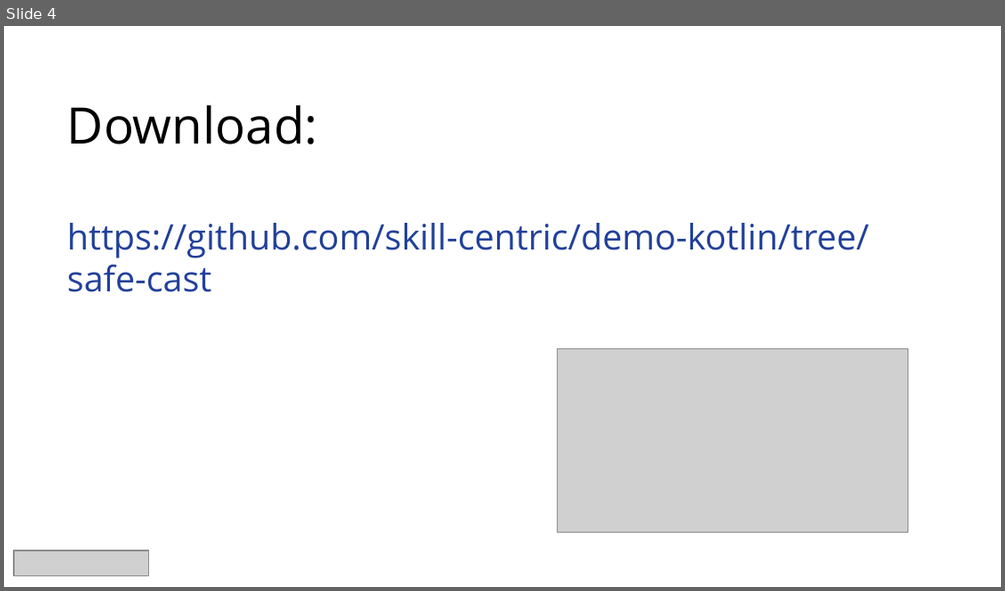
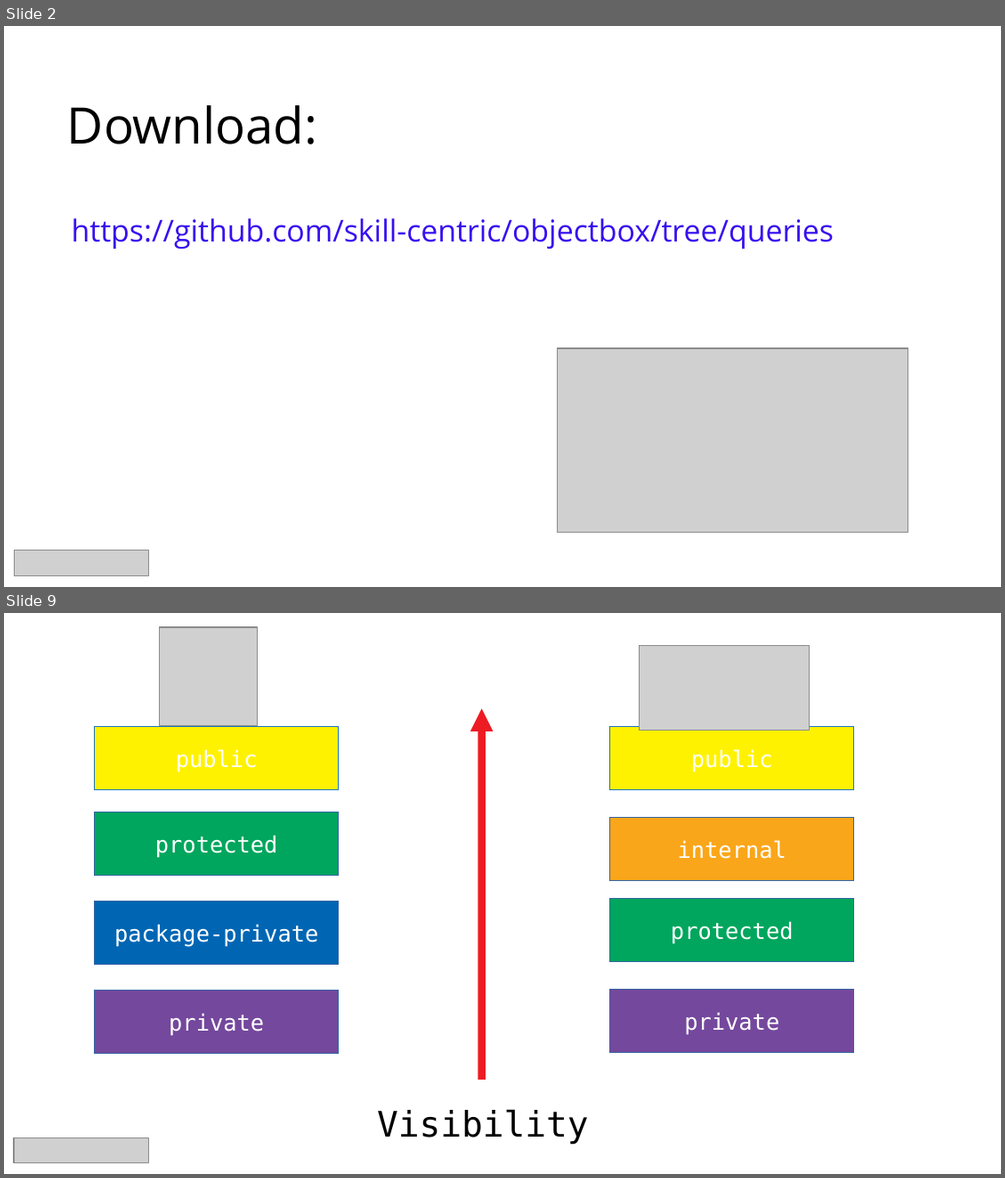
Before and after one commit to skill-centric/utils, a slide deck: src/main/resources/slide-template.pptx. Shown one above the other, each under a label of ours: slide 4 before the commit, slides 2 and 9 after it; the slides between them are not shown. The pictures are 1005x591 and 1005x1178 pixels, drawn with LibreOffice and Linux fonts; fonts in the diff are those of the drawing; grey boxes stand for pictures. Boxes give left, top, right and bottom in pixels: in the first picture for what was removed or moved away, otherwise in the second. Text is boxed around its words. In the diff, an @@ line names an element or a change of style, - is before the commit and + after.

```diff
--- a/src/main/resources/slide-template.pptx
+++ b/src/main/resources/slide-template.pptx
@@ slide 9 added at (4,613,1001,1174), background #FFFFFF @@
@@ picture added at (160,627,258,725) @@
@@ picture added at (639,646,809,730) @@
@@ arrow added from (482, 1079) to (482, 709), #ED1C24 6.01 pt @@
@@ rectangle added at (95,727,339,790), fill #FFF200, outline #1B75BC 0.75 pt, 18 pt, text #FFFFFF @@
+public
@@ rectangle added at (610,727,854,790), fill #FFF200, outline #1B75BC 0.75 pt, 18 pt, text #FFFFFF @@
+public
@@ rectangle added at (95,812,339,876), fill #00A65D, outline #3465A4 0.75 pt, 18 pt, text #FFFFFF @@
+protected
@@ rectangle added at (610,818,854,881), fill #FAA61A, outline #3465A4 0.75 pt, 18 pt, text #FFFFFF @@
+internal
@@ rectangle added at (95,901,339,965), fill #0066B3, outline #3465A4 0.75 pt, 18 pt, text #FFFFFF @@
+package-private
@@ rectangle added at (610,899,854,962), fill #00A65D, outline #3465A4 0.75 pt, 18 pt, text #FFFFFF @@
+protected
@@ rectangle added at (95,990,339,1054), fill #74489D, outline #3465A4 0.75 pt, 18 pt, text #FFFFFF @@
+private
@@ rectangle added at (610,989,854,1053), fill #74489D, outline #3465A4 0.75 pt, 18 pt, text #FFFFFF @@
+private
@@ text added at (377,1109,588,1144), 28 pt, text #000000 @@
+Visibility
@@ picture added at (14,1137,149,1163) @@
@@ what was slide 4 is now slide 2 @@
@@ slide 2 changed as well @@
@@ text at (72,218,833,248): text changed; size 28 to 24 pt; text colour #21409A to #370FF0 @@
-Download:
-https://github.com/skill-centric/demo-kotlin/tree/safe-cast
+https://github.com/skill-centric/objectbox/tree/queries
```
Also in this commit, not shown: 2 other slides changed, 10 other slides added, 1 slide removed.
